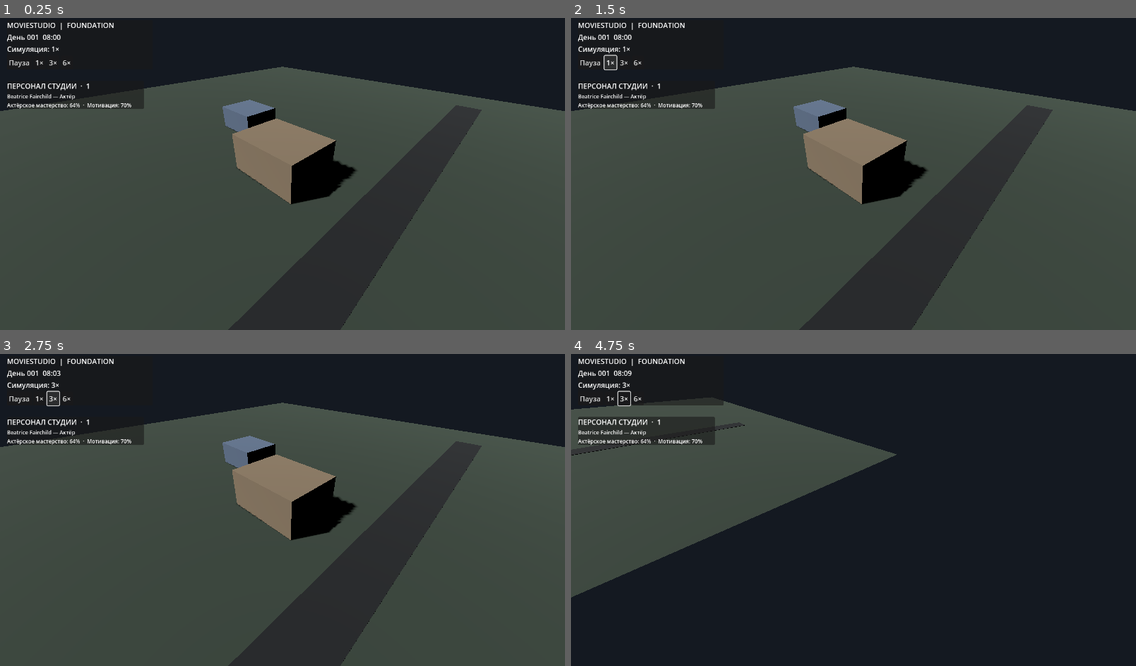
Above: before the commit, frames 1-4 (two rows, left to right).
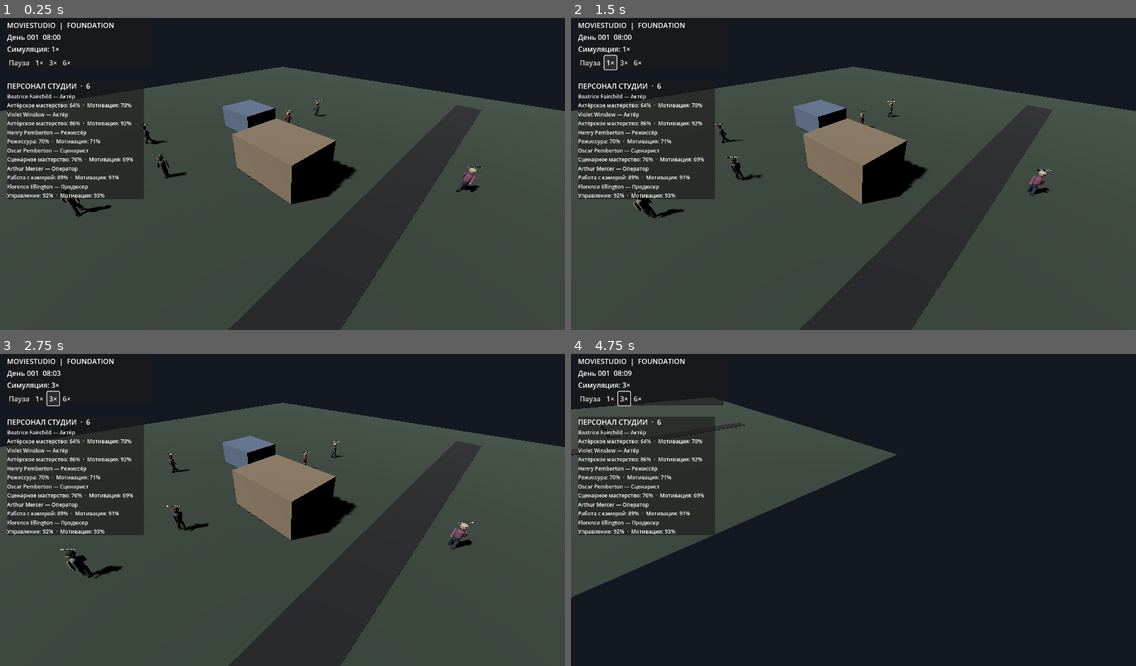
Above: after the commit, the same moments.

Repository: Teft3lb/MovieStudio
Game: Godot game, scene res://scenes/main.tscn
Same seed, same stepped clock (60 frames per second), same inputs: the game is played once before the commit and once after it.
Inputs (mouse positions are in pixels of both pictures, inside the frame that each line leads up to):
- Up to frame 1 (0.25 s): no input
- Up to frame 2 (1.5 s): click "Пауза" at 0.5 s; click "1×" at 1.25 s
- Up to frame 3 (2.75 s): click "3×" at 2 s
- Up to frame 4 (4.75 s): move the mouse to (977, 491) at 2.77 s; hold D 2.78-3.53 s; hold Shift 2.78-3.53 s; click (977, 491) at 2.92 s; move the mouse to (740, 522) at 3.52 s; hold S 3.53-4.28 s; tap Shift at 3.6 s; move the mouse to (910, 438) at 4.27 s; hold D from 4.28 s (still down); hold Shift from 4.28 s (still down)

The runs differ from the first frame. In frame 1, 7.0% of the frame differs, in the area x 1-86%, y 20-64%; in frame 2, 7.1%; in frame 3, 7.2%, in the area x 1-84%, y 20-73%; in frame 4, 6.5%.
Error before the commit: Invalid type in function 'setup' in base 'Node3D (CharacterActor)'. Cannot convert argument 3 from float to Object. (res://scripts/presentation/characters/char…

Commit message:
fix: inject game clock into employee actors

Diff:
--- a/scripts/presentation/characters/character_manager.gd
+++ b/scripts/presentation/characters/character_manager.gd
@@ -19,9 +19,11 @@
 
 var employees: Array = []
 var _generator: RefCounted
+var _game_clock: Node
 
 
 func _ready() -> void:
+	_game_clock = get_node("../GameClock")
 	_spawn_initial_roster()
 	_build_roster_panel()
 
@@ -45,7 +47,7 @@
 
 		var actor: Variant = CHARACTER_ACTOR_SCRIPT.new()
 		actor.name = "Employee_%02d" % (index + 1)
-		actor.setup(data, _route_for(index), rng.randf_range(1.0, 1.45))
+		actor.setup(data, _route_for(index), _game_clock, rng.randf_range(1.0, 1.45))
 		add_child(actor)
 
 
